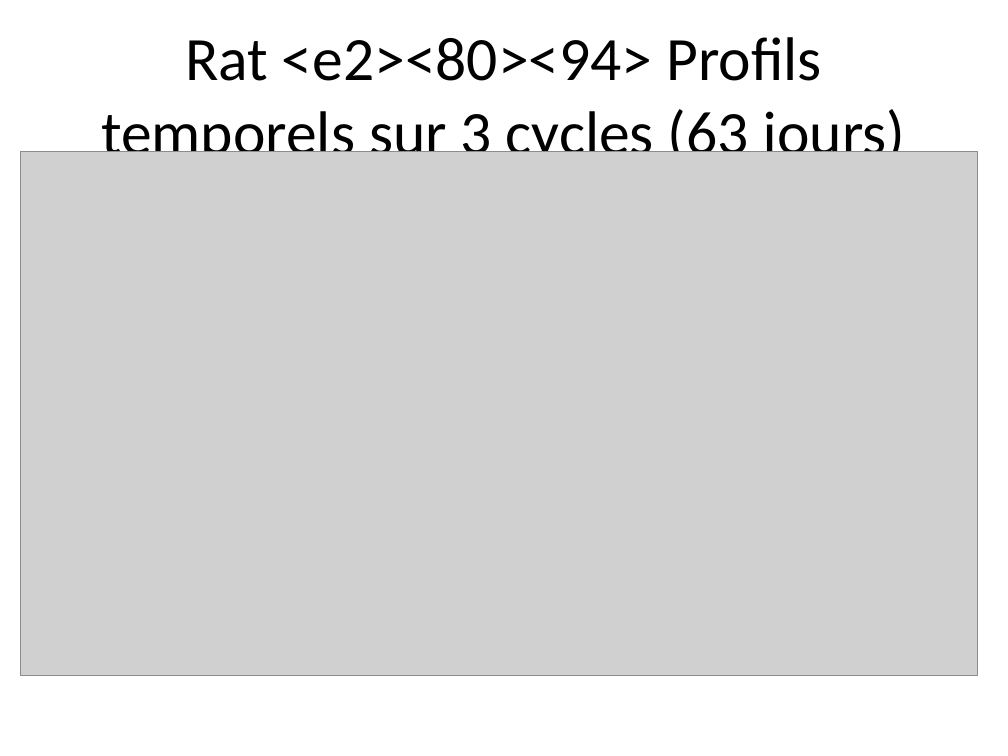
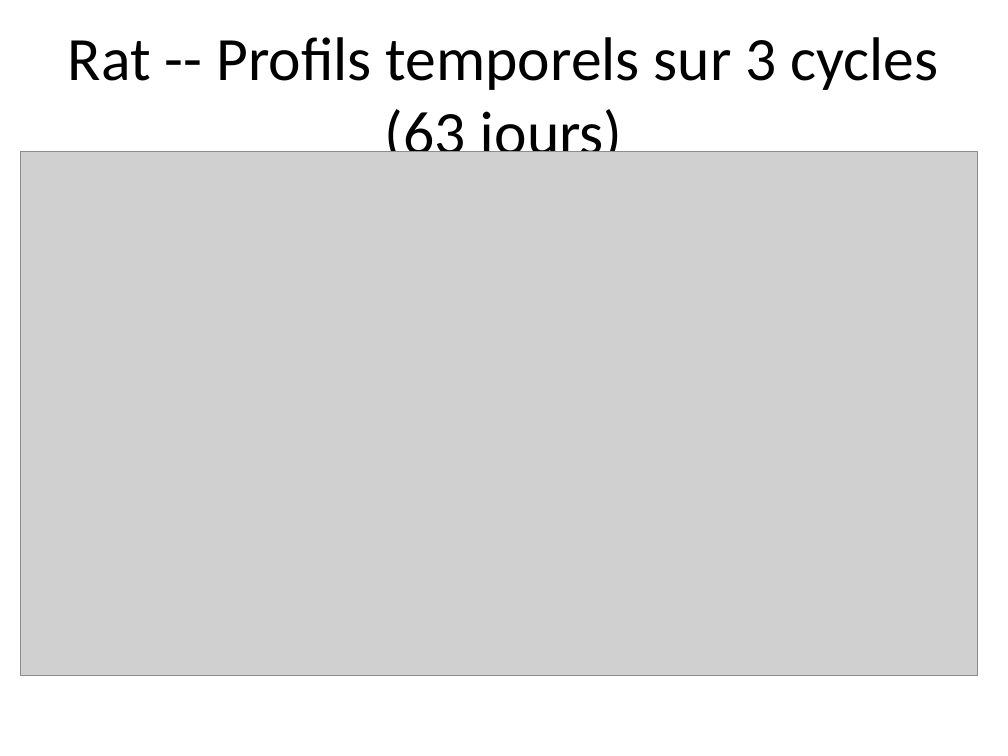
Before and after one commit to omarhss4k/Hema, a slide deck: slide 5 of scripts_tdxd/TDXD_presentation.pptx. Drawn at 1008x756 pixels with LibreOffice and Linux fonts; fonts in the diff are those of the drawing; grey boxes stand for pictures. Boxes give left, top, right and bottom in pixels: in the first picture for what was removed or moved away, otherwise in the second. Text is boxed around its words. In the diff, an @@ line names an element or a change of style, - is before the commit and + after.

```diff
--- a/scripts_tdxd/TDXD_presentation.pptx
+++ b/scripts_tdxd/TDXD_presentation.pptx
@@ title at [68,37,939,169]: text changed @@
-Rat <e2><80><94> Profils temporels sur 3 cycles (63 jours)
+Rat -- Profils temporels sur 3 cycles (63 jours)
```
Also in this commit, not shown: 11 other slides changed, 1 other file.
